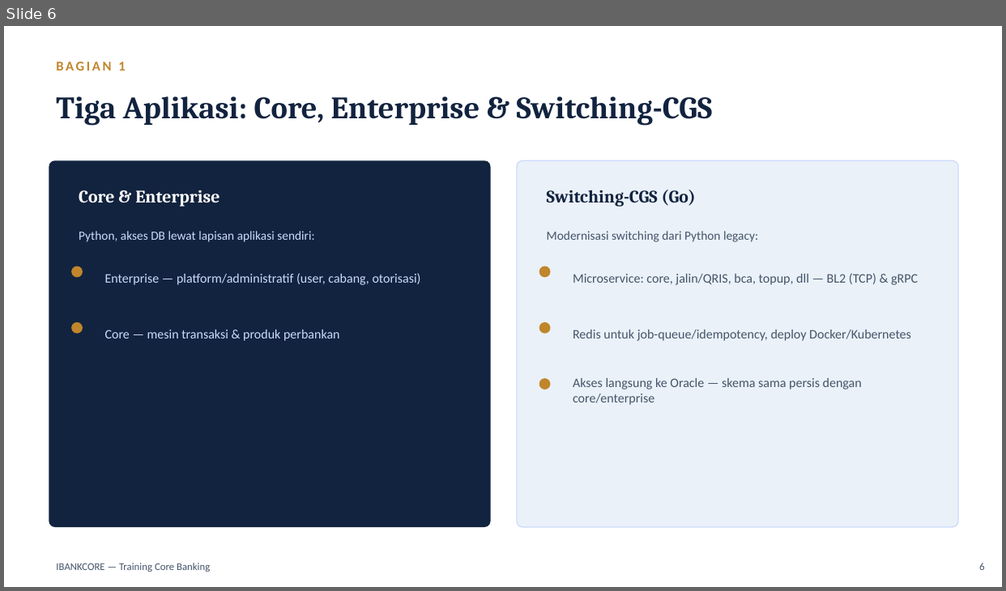
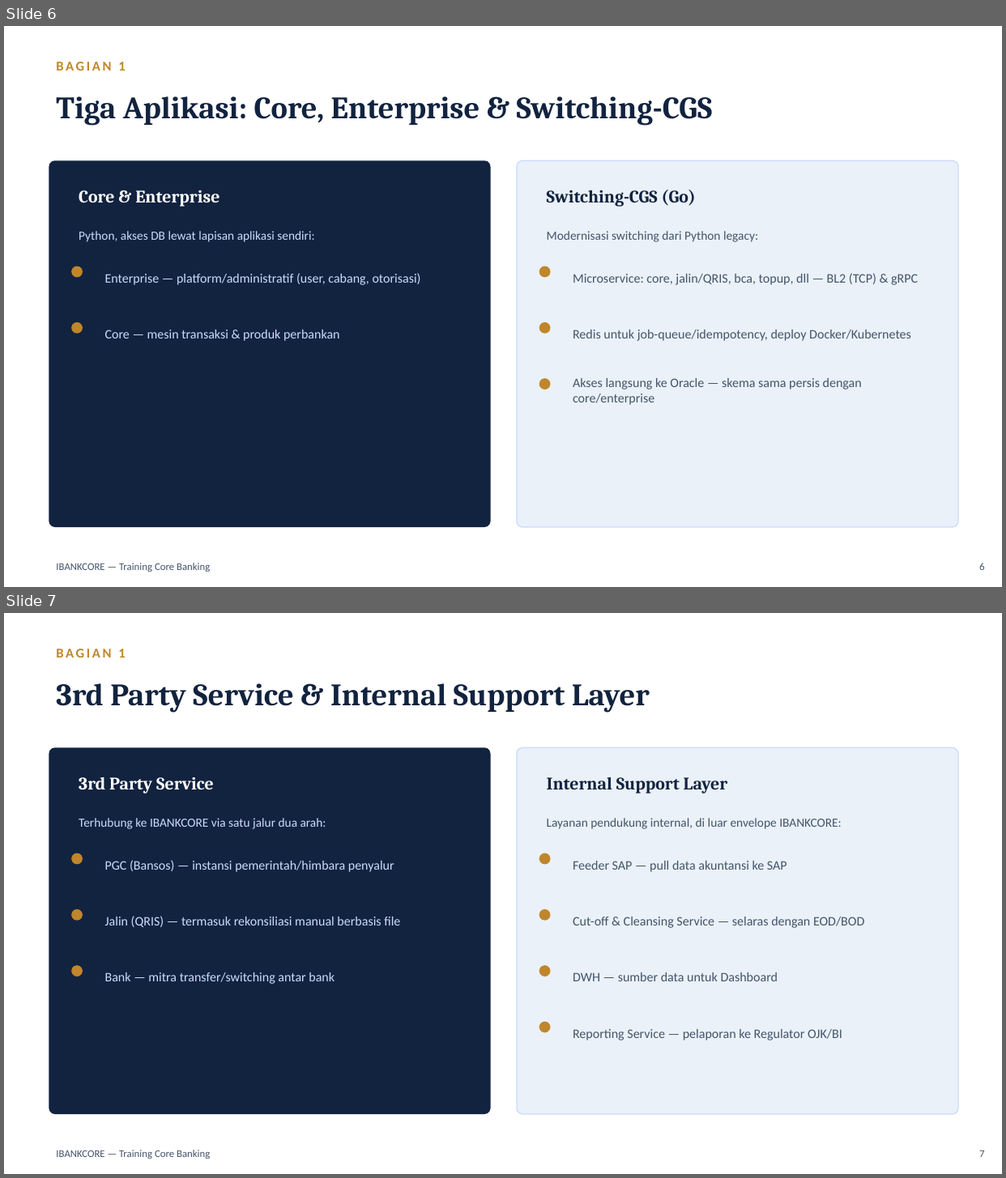
Before and after one commit to wisnu/ibankcore-training-materials, a slide deck: deployments/cgs-pos/dist/materi_training_ibankcore.pptx. Shown one above the other, each under a label of ours: slide 6 before the commit, slides 6 and 7 after it. The pictures are 1006x591 and 1006x1178 pixels, drawn with LibreOffice and Linux fonts; fonts in the diff are those of the drawing. Boxes give left, top, right and bottom in pixels: in the first picture for what was removed or moved away, otherwise in the second. Text is boxed around its words. In the diff, an @@ line names an element or a change of style, - is before the commit and + after.

Commit message:
Document 3rd Party Service, Internal Support Layer, and QRIS reconciliation
Add materi sections 2.6 (3rd Party Service: PGC, Jalin/QRIS, Bank) and
2.7 (Internal Support Layer: Feeder SAP, Cut-off & Cleansing Service,
DWH, Reporting Service) to explain the new architecture diagram bands,
cross-referencing existing detailed sections rather than duplicating.

Also document the QRIS reconciliation process found in core (manual
file upload from Jalin, matched against the QRIS transaction table by
RRN/date/amount/type/settle-id, producing a daily Excel recap) as part
of section 7.2, and add a corresponding slide.

```diff
--- a/deployments/cgs-pos/dist/materi_training_ibankcore.pptx
+++ b/deployments/cgs-pos/dist/materi_training_ibankcore.pptx
@@ slide 7 added at box(4, 613, 1002, 1174), background #FFFFFF @@
@@ text added at box(56, 649, 125, 658), 13 pt, text #C0862B, bold @@
+BAGIAN 1
@@ text added at box(56, 683, 650, 713), 30 pt, text #12233F, bold @@
+3rd Party Service & Internal Support Layer
@@ rounded rectangle added at box(49, 747, 491, 1114), fill #12233F @@
@@ rounded rectangle added at box(517, 747, 958, 1114), fill #EAF1F8, outline #CADCFC 1 pt @@
@@ text added at box(79, 777, 214, 794), 17 pt, text #FFFFFF, bold @@
+3rd Party Service
@@ text added at box(547, 777, 728, 794), 17 pt, text #12233F, bold @@
+Internal Support Layer
@@ text added at box(79, 818, 326, 829), 12 pt, text #CADCFC @@
+Terhubung ke IBANKCORE via satu jalur dua arah:
@@ text added at box(547, 818, 842, 829), 12 pt, text #44546A @@
+Layanan pendukung internal, di luar envelope IBANKCORE:
@@ ellipse added at box(71, 854, 83, 865), fill #C0862B @@
@@ ellipse added at box(539, 854, 551, 865), fill #C0862B @@
@@ text added at box(105, 860, 394, 872), 12.5 pt, text #CADCFC @@
+PGC (Bansos) — instansi pemerintah/himbara penyalur
@@ text added at box(573, 861, 787, 872), 12.5 pt, text #44546A @@
+Feeder SAP — pull data akuntansi ke SAP
@@ ellipse added at box(71, 909, 83, 921), fill #C0862B @@
@@ text added at box(105, 916, 400, 927), 12.5 pt, text #CADCFC @@
+Jalin (QRIS) — termasuk rekonsiliasi manual berbasis file
@@ ellipse added at box(539, 909, 551, 921), fill #C0862B @@
@@ text added at box(573, 917, 864, 928), 12.5 pt, text #44546A @@
+Cut-off & Cleansing Service — selaras dengan EOD/BOD
@@ ellipse added at box(71, 965, 83, 977), fill #C0862B @@
@@ text added at box(105, 973, 334, 984), 12.5 pt, text #CADCFC @@
+Bank — mitra transfer/switching antar bank
@@ ellipse added at box(539, 965, 551, 977), fill #C0862B @@
@@ text added at box(573, 973, 778, 982), 12.5 pt, text #44546A @@
+DWH — sumber data untuk Dashboard
@@ ellipse added at box(539, 1022, 551, 1033), fill #C0862B @@
@@ text added at box(573, 1029, 842, 1041), 12.5 pt, text #44546A @@
+Reporting Service — pelaporan ke Regulator OJK/BI
@@ text added at box(56, 1150, 210, 1159), 10 pt, text #44546A @@
+IBANKCORE — Training Core Banking
@@ text added at box(979, 1150, 984, 1157), 10 pt, text #44546A @@
+7
```
Also in this commit, not shown: 21 slides changed, 3 other files.
